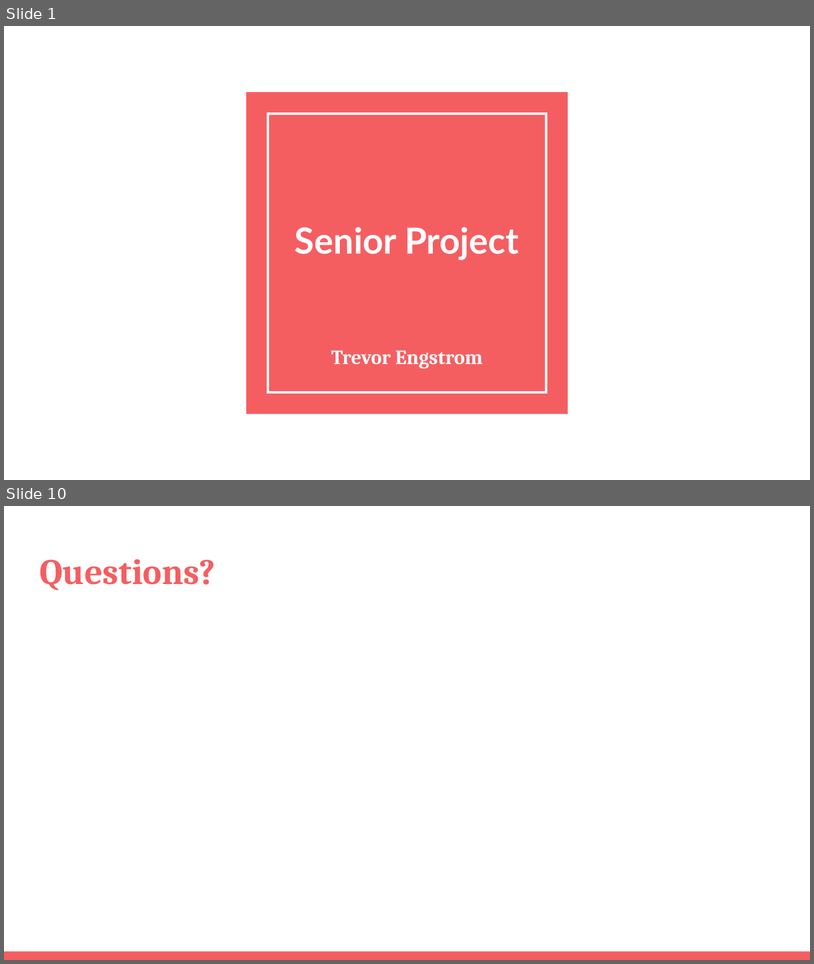
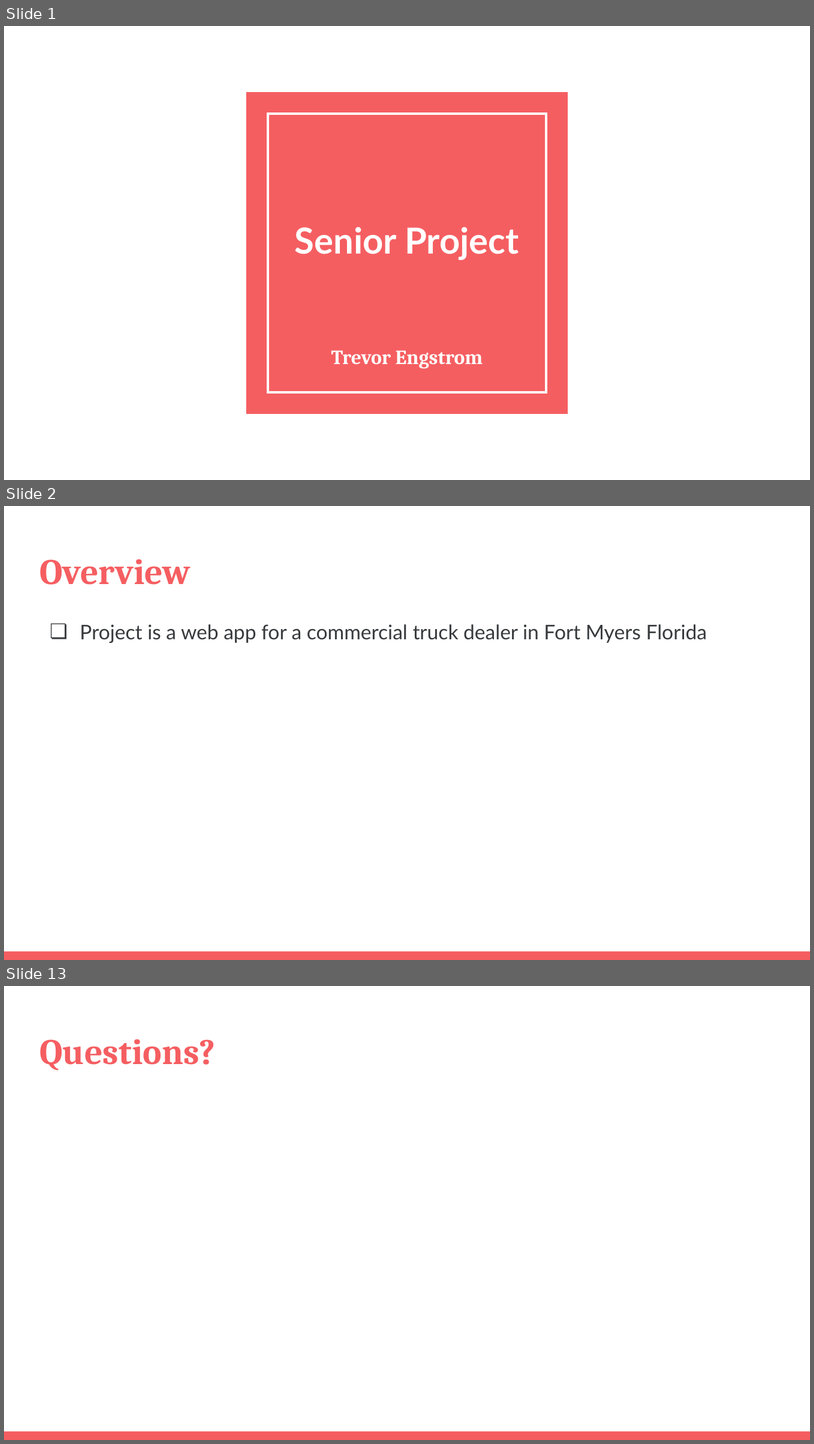
Before and after one commit to trevorengstrom/SeniorProject, a slide deck: Senior Project.pptx. Shown one above the other, each under a label of ours: slides 1 and 10 before the commit, slides 1, 2 and 13 after it; the slides between them are not shown. The pictures are 814x964 and 814x1444 pixels, drawn with LibreOffice and Linux fonts; fonts in the diff are those of the drawing. Boxes give left, top, right and bottom in pixels: in the first picture for what was removed or moved away, otherwise in the second. Text is boxed around its words. In the diff, an @@ line names an element or a change of style, - is before the commit and + after.

```diff
--- a/Senior Project.pptx
+++ b/Senior Project.pptx
@@ slide 2 added at bbox=[4, 506, 810, 960], background #FFFFFF; not listed: 1 template element that a slide beside it also shows @@
@@ title added at bbox=[39, 559, 191, 585], 32 pt, text #F55E61, bold @@
+Overview
@@ text added at bbox=[80, 624, 707, 643], 18 pt, text #373A3C @@
+❏ Project is a web app for a commercial truck dealer in Fort Myers Florida
@@ what was slide 10 is now slide 13 @@
```
Also in this commit, not shown: 10 other slides added, 8 slides removed.
